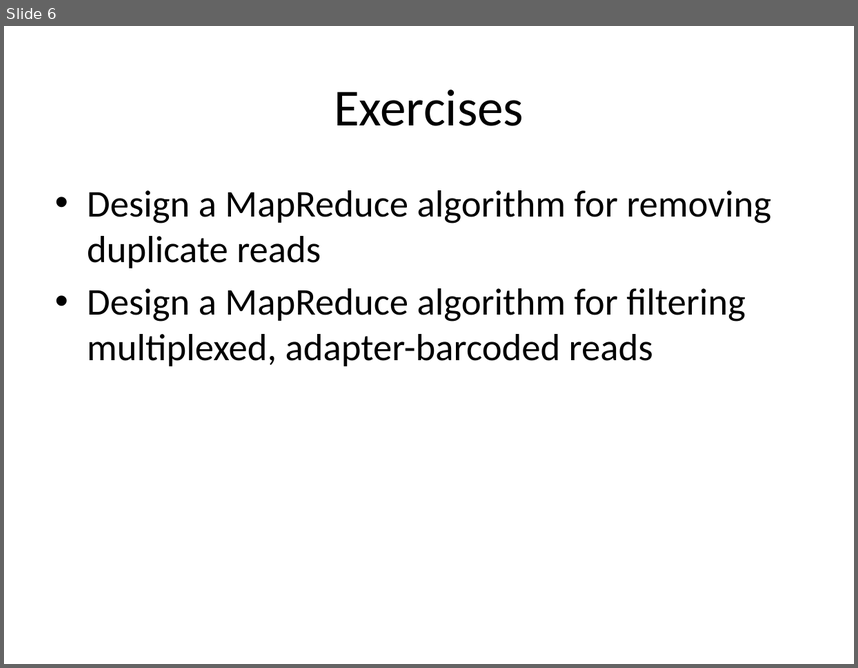
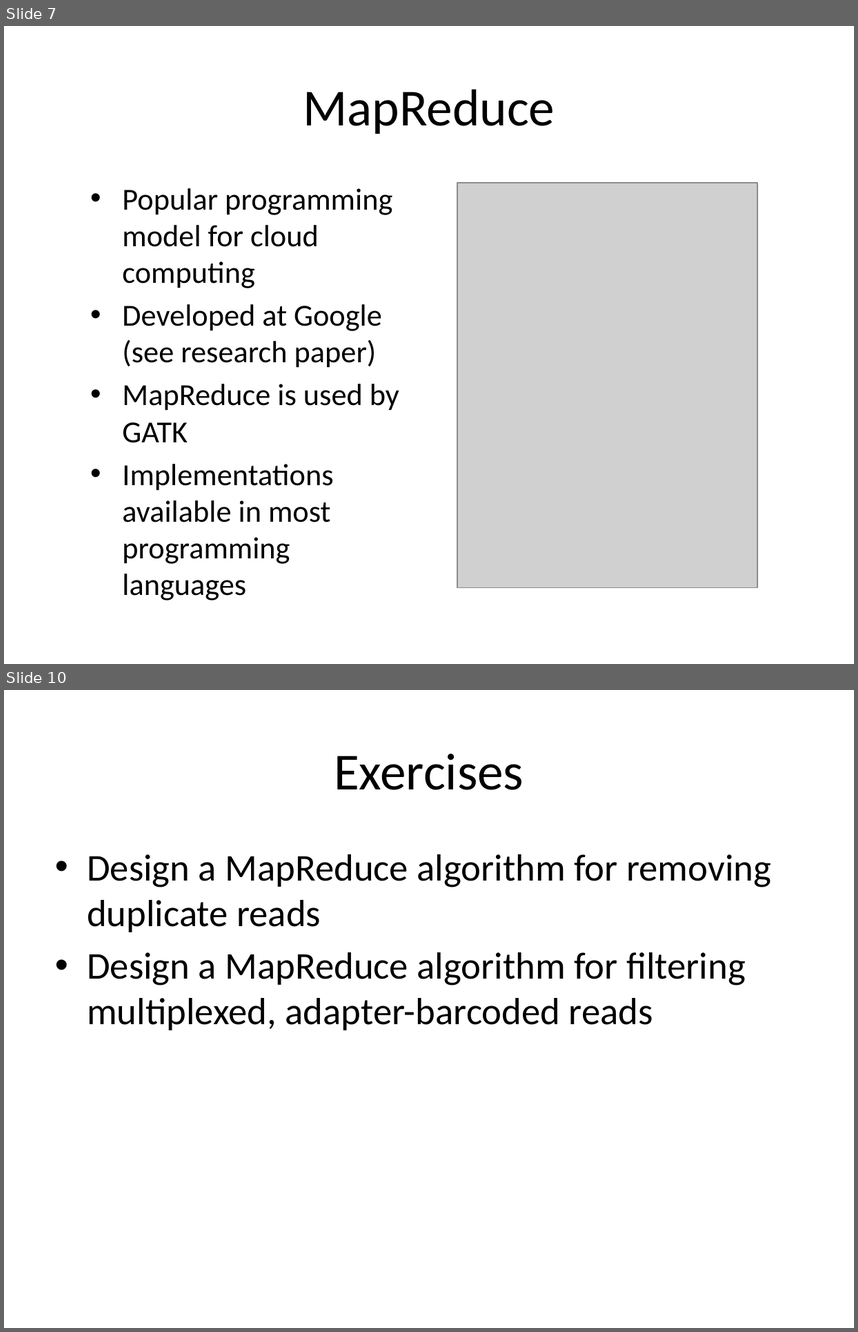
Before and after one commit to rvosa/ngs-workflows, a slide deck: doc/slides/day3/session4/MassiveParallelization.pptx. Shown one above the other, each under a label of ours: slide 6 before the commit, slides 7 and 10 after it; the slides between them are not shown. The pictures are 858x668 and 858x1332 pixels, drawn with LibreOffice and Linux fonts; fonts in the diff are those of the drawing; grey boxes stand for pictures. Boxes give left, top, right and bottom in pixels: in the first picture for what was removed or moved away, otherwise in the second. Text is boxed around its words. In the diff, an @@ line names an element or a change of style, - is before the commit and + after.

```diff
--- a/doc/slides/day3/session4/MassiveParallelization.pptx
+++ b/doc/slides/day3/session4/MassiveParallelization.pptx
@@ slide 7 added at bbox=[4, 26, 854, 664], background #FFFFFF @@
@@ title added at bbox=[303, 89, 555, 134], 44 pt, text #000000 @@
+MapReduce
@@ text added at bbox=[122, 188, 399, 600], 25.9 pt, text #000000 @@
+• Popular programming model for cloud computing
+• Developed at Google (see research paper)
+• MapReduce is used by GATK
+• Implementations available in most programming languages
@@ picture added at bbox=[457, 183, 757, 587] @@
@@ what was slide 6 is now slide 10 @@
```
Also in this commit, not shown: 1 slide changed, 7 other slides added, 4 slides removed, 1 other file.
